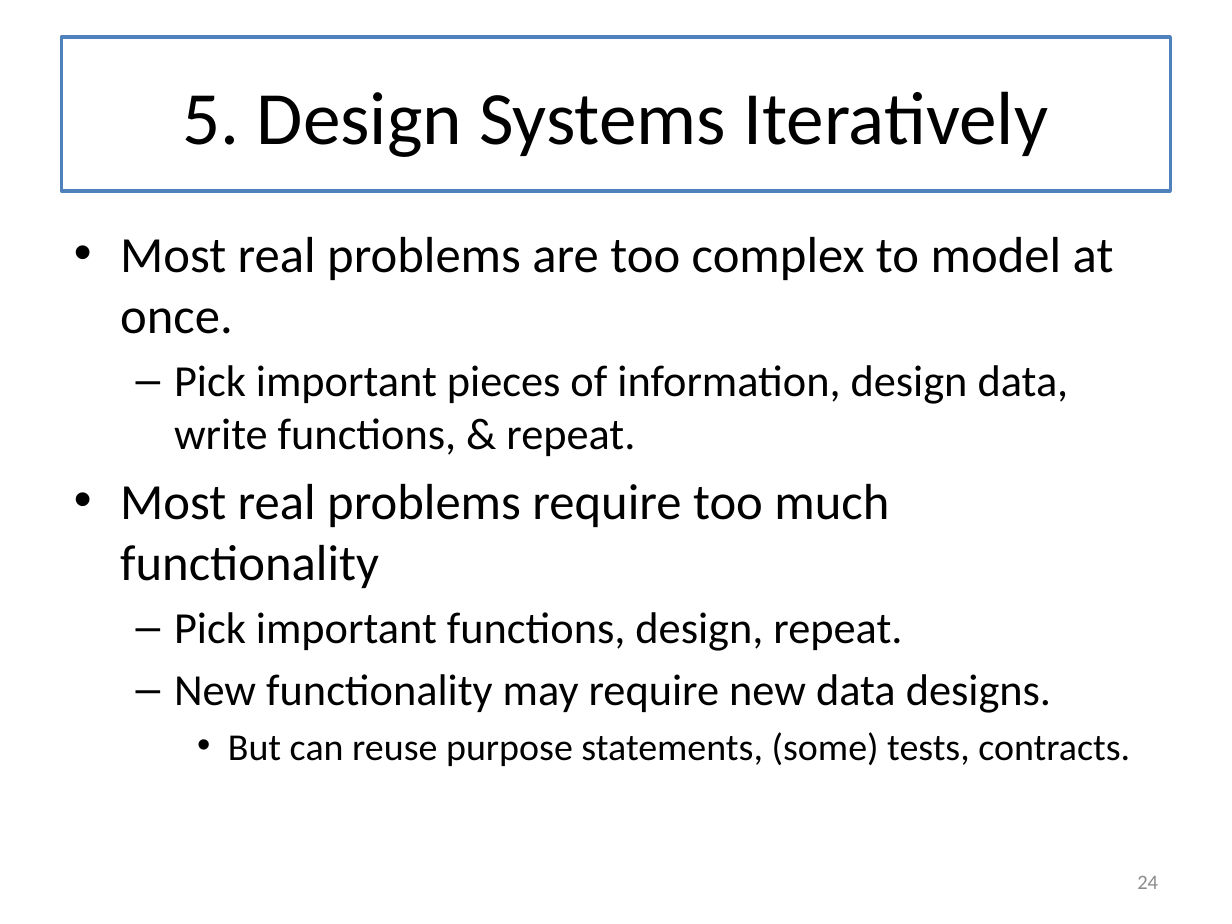
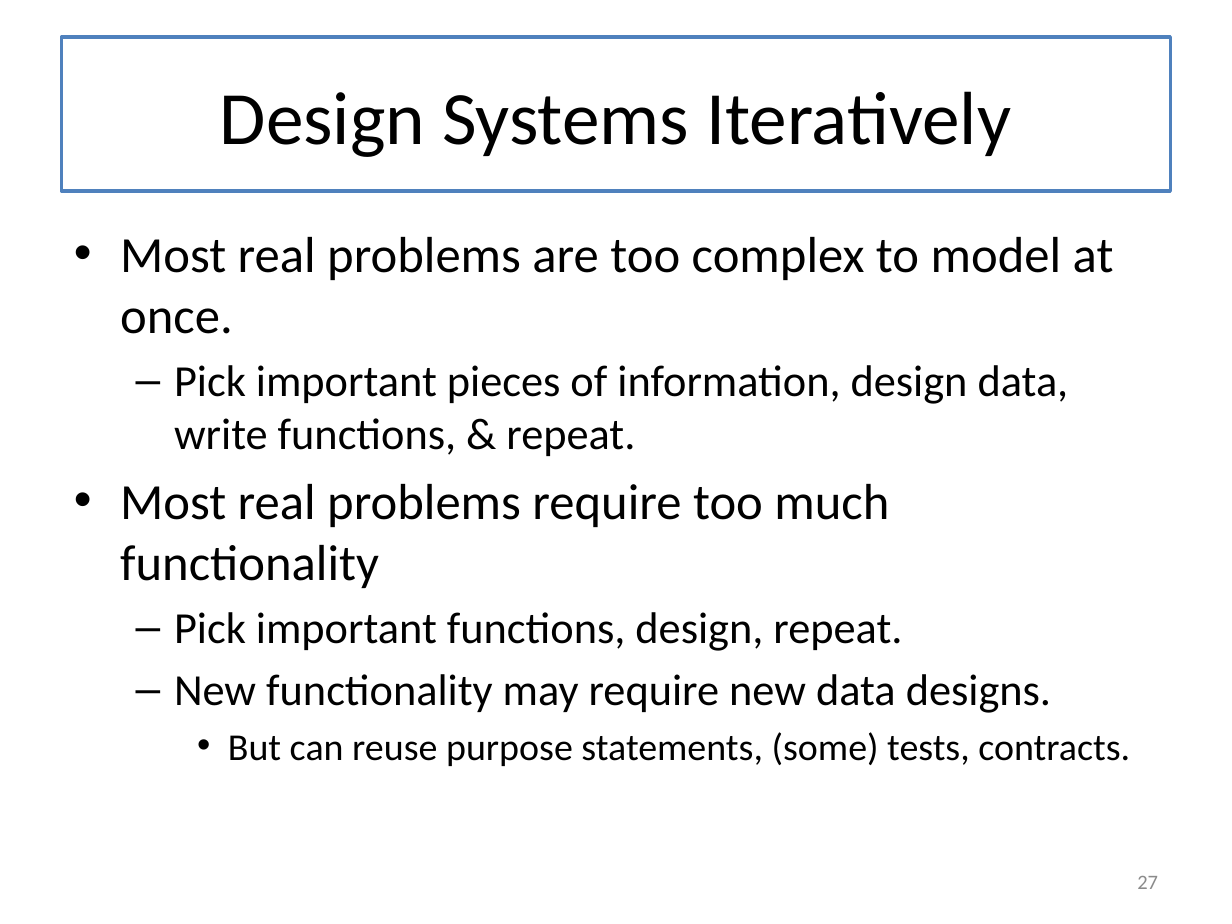
Before and after one commit to mwand/cs5010f16, a slide deck: slide 27 of Slides/Lesson 12.1 The Last Lecture.pptx (slide 24 before the commit). Drawn at 1232x924 pixels with LibreOffice and Linux fonts; fonts in the diff are those of the drawing. Boxes give left, top, right and bottom in pixels: in the first picture for what was removed or moved away, otherwise in the second. Text is boxed around its words. In the diff, an @@ line names an element or a change of style, - is before the commit and + after.

```diff
--- a/Slides/Lesson 12.1 The Last Lecture.pptx
+++ b/Slides/Lesson 12.1 The Last Lecture.pptx
@@ title at [220, 91, 1011, 157]: text changed @@
-5. Design Systems Iteratively
+Design Systems Iteratively
@@ page number at [1137, 876, 1158, 889]: text changed @@
-24
+27
```
Also in this commit, not shown: 10 other slides changed, 5 slides added, 3 slides removed.
